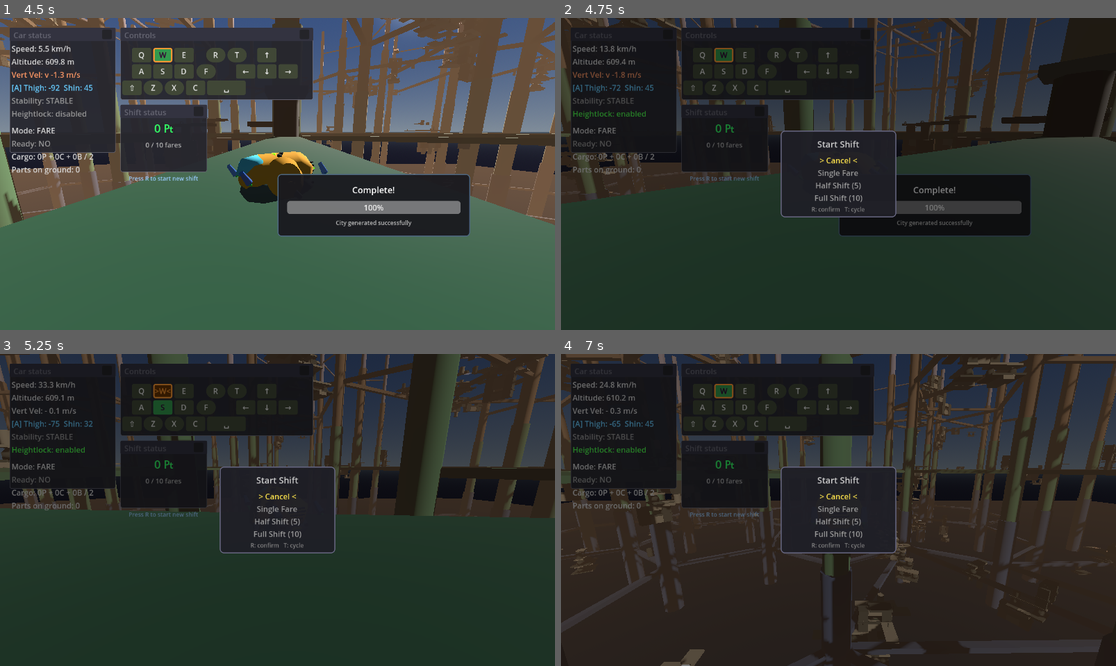
Above: before the commit, frames 1-4 (two rows, left to right).
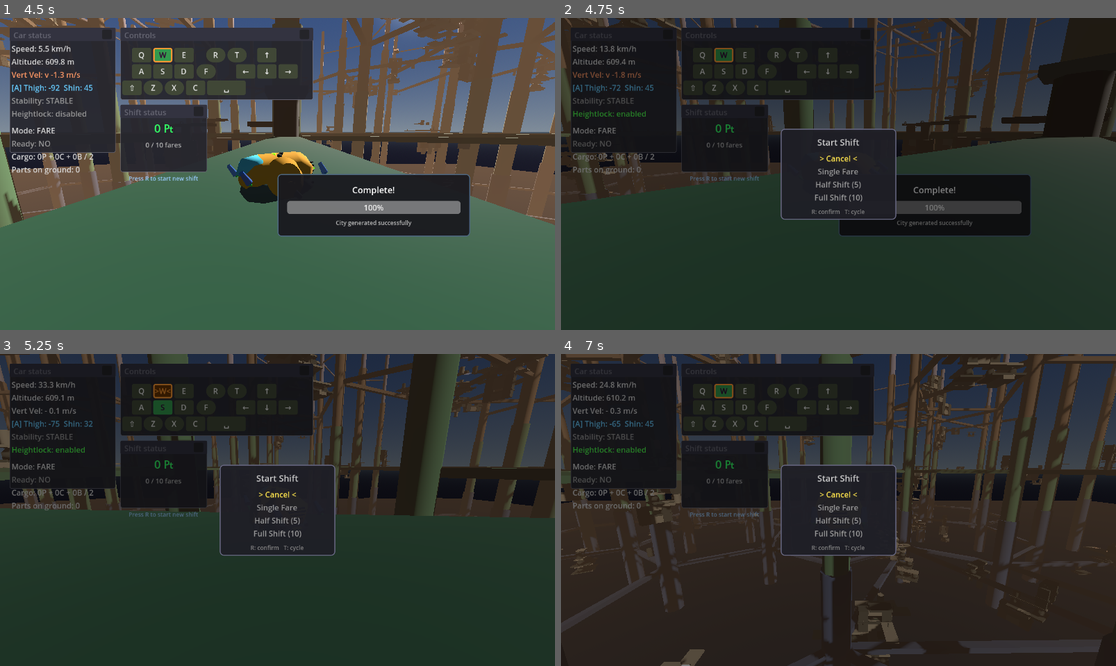
Above: after the commit, the same moments.

Repository: TaxiService/fcar
Game: Godot game, scene res://city/city_test.tscn
Same seed, same stepped clock (60 frames per second), same inputs: the game is played once before the commit and once after it.
Inputs (mouse positions are in pixels of both pictures, inside the frame that each line leads up to):
- Up to frame 1 (4.5 s): tap Enter at 0.5 s; move the mouse to (305, 174) at 0.52 s; hold W (forward) from 0.53 s (still down); tap R (confirm) at 0.6, 1.55, 2.1, 3.05, 3.8 s; click (305, 174) at 0.67 s; tap Space (jump) at 0.77, 1.52, 3.02, 3.77 s; move the mouse to (249, 174) at 1.27 s; tap Shift (boost) at 1.35 s; click (249, 174) at 1.42 s; move the mouse to (288, 167) at 2.02 s; click (288, 167) at 2.17 s; move the mouse to (271, 180) at 2.77 s; tap C (crouch) at 2.85 s; click (271, 180) at 2.92 s; move the mouse to (316, 177) at 3.52 s; tap V (toggle_auto_hover) at 3.6 s; click (316, 177) at 3.67 s; move the mouse to (233, 170) at 4.27 s; tap F (toggle_control_lock) at 4.35 s; click (233, 170) at 4.42 s
- Up to frame 2 (4.75 s): keep holding W (forward); tap Space (jump) at 4.52 s; tap R (confirm) at 4.55 s
- Up to frame 3 (5.25 s): move the mouse to (305, 510) at 5.02 s; release W (forward) at 5.03 s; hold S (backward) from 5.03 s (still down); hold Ctrl from 5.03 s (still down); click (305, 510) at 5.17 s
- Up to frame 4 (7 s): tap R (confirm) at 5.3, 6.8 s; release S (backward) at 5.75 s; release Ctrl at 5.75 s; drag from (755, 432) to (727, 525) at 5.77 s; move the mouse to (960, 494) at 6.52 s; hold W (forward) from 6.53 s (still down); tap M at 6.6 s; click (960, 494) at 6.67 s; tap Space (jump) at 6.77 s

Frame 1 is identical in both runs. In frame 2, 0.8% of the frame differs, in the area x 39-61%, y 35-65%; in frame 3, 0.8%; in frame 4, 0.9%.

Commit message:
phase 3C - shift selector integration

Diff:
--- a/fcar/FCar.gd
+++ b/fcar/FCar.gd
@@ -258,7 +258,9 @@
 func _create_shift_selector():
 	shift_selector = ShiftSelector.new()
 	shift_selector.name = "ShiftSelector"
+	shift_selector.people_manager = people_manager
 	shift_selector.shift_selected.connect(_on_shift_selected)
+	shift_selector.hospital_run_selected.connect(_on_hospital_run_selected)
 	shift_selector.cancelled.connect(_on_shift_selector_cancelled)
 	get_tree().root.add_child.call_deferred(shift_selector)
 
@@ -277,6 +279,15 @@
 func _on_shift_selector_cancelled():
 	# User cancelled, do nothing
 	print("Shift selection cancelled")
+
+
+func _on_hospital_run_selected():
+	var part_count = 0
+	if people_manager:
+		part_count = people_manager.all_parts.size()
+	hospital_mode = true
+	hospital_mode_changed.emit(true)
+	print("Hospital Run started. Parts to collect: %d" % part_count)
 
 
 func _create_destination_marker():
@@ -1633,13 +1644,8 @@
 			print("Ready for fares: YES")
 			ready_state_changed.emit(true)
 		else:
-			# No active shift - check for hospital mode first (temporary toggle)
-			if people_manager and people_manager.has_undelivered_parts():
-				hospital_mode = true
-				hospital_mode_changed.emit(true)
-				print("Hospital delivery mode: ON")
-			elif shift_selector:
-				# No parts to collect - open shift selector
+			# No active shift - open selector (includes Hospital Run if parts exist)
+			if shift_selector:
 				shift_selector.show_selector()
 		return
 
--- a/ui/ShiftSelector.gd
+++ b/ui/ShiftSelector.gd
@@ -5,30 +5,39 @@
 # R (confirm) = select current option
 # T (cancel) = cycle to next option
 
-enum ShiftType { CANCEL, SINGLE, HALF, FULL }
-
-const SHIFT_OPTIONS = [
+enum ShiftType { CANCEL, SINGLE, HALF, FULL, HOSPITAL }
+
+const FARE_OPTIONS = [
 	{ "type": ShiftType.CANCEL, "label": "Cancel", "fares": 0 },
 	{ "type": ShiftType.SINGLE, "label": "Single Fare", "fares": 1 },
 	{ "type": ShiftType.HALF, "label": "Half Shift (5)", "fares": 5 },
 	{ "type": ShiftType.FULL, "label": "Full Shift (10)", "fares": 10 },
 ]
 
-var current_selection: int = 0  # Default to Cancel
+var _active_options: Array = []  # Built dynamically in show_selector()
+var current_selection: int = 0
 var is_open: bool = false
+
+# External references
+var people_manager: Node = null  # Set by FCar to check for parts
 
 # UI elements
 var panel: Panel
 var title_label: Label
+var option_container: VBoxContainer
 var option_labels: Array[Label] = []
+var hint_label: Label
+var _bg: ColorRect
 
 # Colors
 const COLOR_NORMAL = Color(0.6, 0.6, 0.6)
 const COLOR_SELECTED = Color(1.0, 0.9, 0.3)
+const COLOR_HOSPITAL = Color(1.0, 0.4, 0.4)
 const COLOR_TITLE = Color(0.8, 0.8, 0.8)
 
 # Signals
 signal shift_selected(fare_count: int)
+signal hospital_run_selected
 signal cancelled
 
 
@@ -40,12 +49,12 @@
 
 func _build_ui():
 	# Semi-transparent background
-	var bg = ColorRect.new()
-	bg.name = "Background"
-	bg.color = Color(0, 0, 0, 0.5)
-	bg.set_anchors_and_offsets_preset(Control.PRESET_FULL_RECT)
-	bg.mouse_filter = Control.MOUSE_FILTER_STOP  # Block clicks
-	add_child(bg)
+	_bg = ColorRect.new()
+	_bg.name = "Background"
+	_bg.color = Color(0, 0, 0, 0.5)
+	_bg.set_anchors_and_offsets_preset(Control.PRESET_FULL_RECT)
+	_bg.mouse_filter = Control.MOUSE_FILTER_STOP
+	add_child(_bg)
 
 	# Center panel
 	panel = Panel.new()
@@ -68,18 +77,13 @@
 	title_label.horizontal_alignment = HORIZONTAL_ALIGNMENT_CENTER
 	panel.add_child(title_label)
 
-	# Option labels
-	for i in range(SHIFT_OPTIONS.size()):
-		var label = Label.new()
-		label.text = SHIFT_OPTIONS[i].label
-		label.add_theme_font_size_override("font_size", 16)
-		label.add_theme_color_override("font_color", COLOR_NORMAL)
-		label.horizontal_alignment = HORIZONTAL_ALIGNMENT_CENTER
-		option_labels.append(label)
-		panel.add_child(label)
+	# Container for dynamic option labels
+	option_container = VBoxContainer.new()
+	option_container.name = "Options"
+	panel.add_child(option_container)
 
 	# Instructions
-	var hint_label = Label.new()
+	hint_label = Label.new()
 	hint_label.name = "Hint"
 	hint_label.text = "R: confirm   T: cycle"
 	hint_label.add_theme_font_size_override("font_size", 12)
@@ -87,8 +91,23 @@
 	hint_label.horizontal_alignment = HORIZONTAL_ALIGNMENT_CENTER
 	panel.add_child(hint_label)
 
-	# Position elements (will be updated in _update_layout)
-	call_deferred("_update_layout")
+
+func _build_option_labels():
+	# Clear existing labels
+	for label in option_labels:
+		if is_instance_valid(label):
+			label.queue_free()
+	option_labels.clear()
+
+	# Create labels for active options
+	for i in range(_active_options.size()):
+		var label = Label.new()
+		label.text = _active_options[i].label
+		label.add_theme_font_size_override("font_size", 16)
+		label.add_theme_color_override("font_color", COLOR_NORMAL)
+		label.horizontal_alignment = HORIZONTAL_ALIGNMENT_CENTER
+		option_labels.append(label)
+		option_container.add_child(label)
 
 
 func _update_layout():
@@ -97,8 +116,10 @@
 
 	var viewport_size = get_viewport().get_visible_rect().size
 
-	# Center the panel
-	panel.size = Vector2(240, 180)
+	# Calculate panel height based on option count
+	var option_count = _active_options.size()
+	var panel_height = 55 + (option_count * 26) + 30  # title + options + hint
+	panel.size = Vector2(240, panel_height)
 	panel.position = (viewport_size - panel.size) / 2
 
 	# Layout elements within panel
@@ -107,20 +128,35 @@
 	title_label.size = Vector2(panel.size.x, 25)
 	y_offset += 35
 
-	for i in range(option_labels.size()):
-		option_labels[i].position = Vector2(0, y_offset)
-		option_labels[i].size = Vector2(panel.size.x, 22)
-		y_offset += 26
+	option_container.position = Vector2(0, y_offset)
+	option_container.size = Vector2(panel.size.x, option_count * 26)
 
 	# Hint at bottom
-	var hint = panel.get_node_or_null("Hint")
-	if hint:
-		hint.position = Vector2(0, panel.size.y - 25)
-		hint.size = Vector2(panel.size.x, 20)
+	hint_label.position = Vector2(0, panel_height - 25)
+	hint_label.size = Vector2(panel.size.x, 20)
 
 
 func show_selector():
-	current_selection = 0  # Reset to Cancel
+	# Build active options dynamically
+	_active_options = []
+
+	# Add Hospital Run if parts exist
+	if people_manager and people_manager.has_undelivered_parts():
+		var part_count = people_manager.all_parts.size()
+		_active_options.append({
+			"type": ShiftType.HOSPITAL,
+			"label": "Hospital Run (%d parts)" % part_count,
+			"fares": 0
+		})
+
+	# Add standard fare options
+	for opt in FARE_OPTIONS:
+		_active_options.append(opt)
+
+	# Rebuild UI labels
+	_build_option_labels()
+
+	current_selection = 0
 	is_open = true
 	visible = true
 	_update_selection_display()
@@ -134,15 +170,17 @@
 
 func cycle_selection():
 	# Move to next option (wraps around)
-	current_selection = (current_selection + 1) % SHIFT_OPTIONS.size()
+	current_selection = (current_selection + 1) % _active_options.size()
 	_update_selection_display()
 
 
 func confirm_selection():
-	var selected = SHIFT_OPTIONS[current_selection]
+	var selected = _active_options[current_selection]
 
 	if selected.type == ShiftType.CANCEL:
 		cancelled.emit()
+	elif selected.type == ShiftType.HOSPITAL:
+		hospital_run_selected.emit()
 	else:
 		shift_selected.emit(selected.fares)
 
@@ -151,9 +189,13 @@
 
 func _update_selection_display():
 	for i in range(option_labels.size()):
+		if i >= _active_options.size():
+			break
+		var is_hospital = _active_options[i].type == ShiftType.HOSPITAL
 		if i == current_selection:
-			option_labels[i].add_theme_color_override("font_color", COLOR_SELECTED)
-			option_labels[i].text = "> " + SHIFT_OPTIONS[i].label + " <"
+			var color = COLOR_HOSPITAL if is_hospital else COLOR_SELECTED
+			option_labels[i].add_theme_color_override("font_color", color)
+			option_labels[i].text = "> " + _active_options[i].label + " <"
 		else:
 			option_labels[i].add_theme_color_override("font_color", COLOR_NORMAL)
-			option_labels[i].text = SHIFT_OPTIONS[i].label
+			option_labels[i].text = _active_options[i].label
